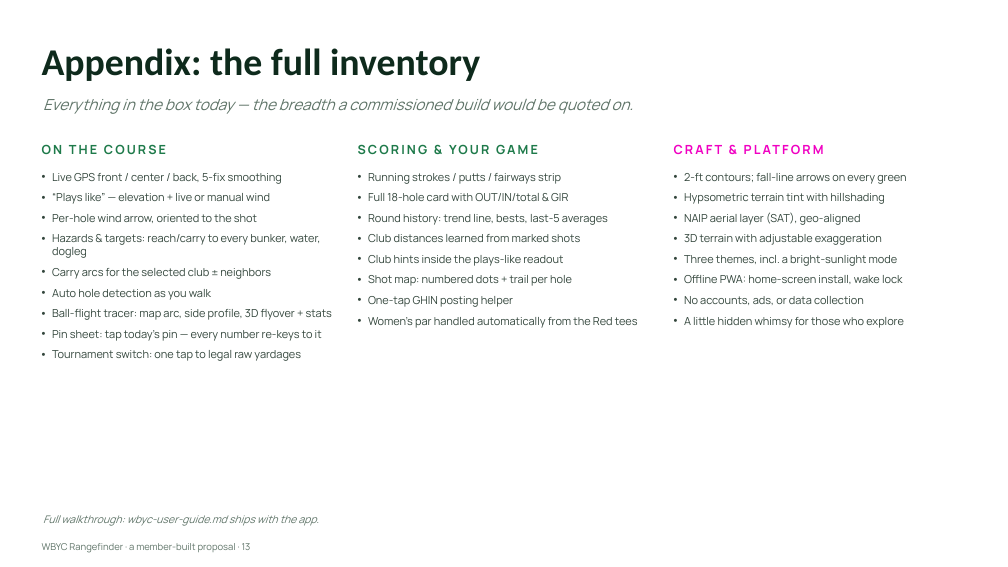
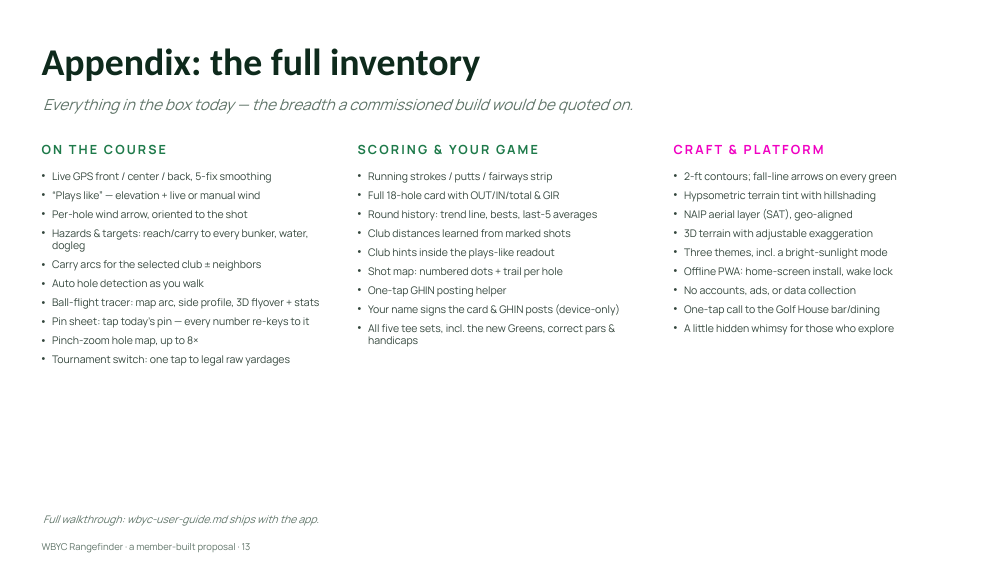
Before and after one commit to kitartig/WBYC-Rangefinder, a slide deck: slide 13 of WBYC-Rangefinder-Pitch.pptx. Drawn at 1008x567 pixels with LibreOffice and Linux fonts; fonts in the diff are those of the drawing. Boxes give left, top, right and bottom in pixels: in the first picture for what was removed or moved away, otherwise in the second. Text is boxed around its words. In the diff, an @@ line names an element or a change of style, - is before the commit and + after.

Commit message:
Docs sync: pinch-zoom, name chip, dining button into guide feature list + deck inventory (27 items)

```diff
--- a/WBYC-Rangefinder-Pitch.pptx
+++ b/WBYC-Rangefinder-Pitch.pptx
@@ text at bbox=[52, 172, 319, 366]: size 10.5 to 10 pt; less space between paragraphs @@
@@ text at bbox=[368, 172, 597, 297]: size 10.5 to 10 pt in "Running strokes / putts / fairways strip", "Full 18-hole card with OUT/IN/total & GIR", "Round history: trend line, bests, last-5 averages", "Club distances learned from marked shots" and 3 more places; less space between paragraphs @@
@@ text at bbox=[684, 172, 897, 335]: size 10.5 to 10 pt in "2-ft contours; fall-line arrows on every green", "Hypsometric terrain tint with hillshading", "NAIP aerial layer (SAT), geo-aligned", "3D terrain with adjustable exaggeration" and 4 more places; less space between paragraphs @@
@@ text at bbox=[368, 304, 620, 347]: text changed; size 10.5 to 10 pt @@
-• Women’s par handled automatically from the Red tees
+• Your name signs the card & GHIN posts (device-only)
+• All five tee sets, incl. the new Greens, correct pars & handicaps
@@ text at bbox=[684, 305, 880, 316]: paragraph added @@
+• One-tap call to the Golf House bar/dining
@@ text at bbox=[52, 336, 198, 347]: paragraph added @@
+• Pinch-zoom hole map, up to 8×
```
Also in this commit, not shown: 2 other files.
